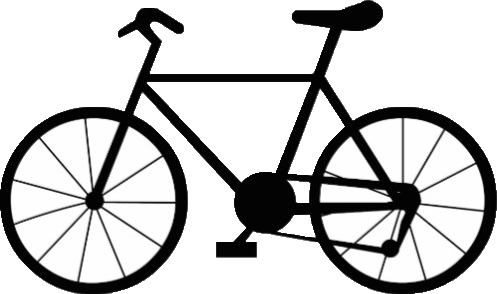
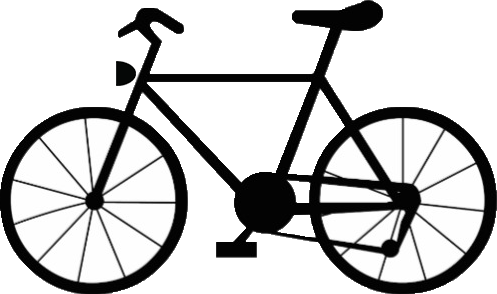
Revision of a layered 497px x 294px image; what changed, layer by layer:
added layer "Untitled-1" above "Layer 0" over [116, 61, 136, 86]
